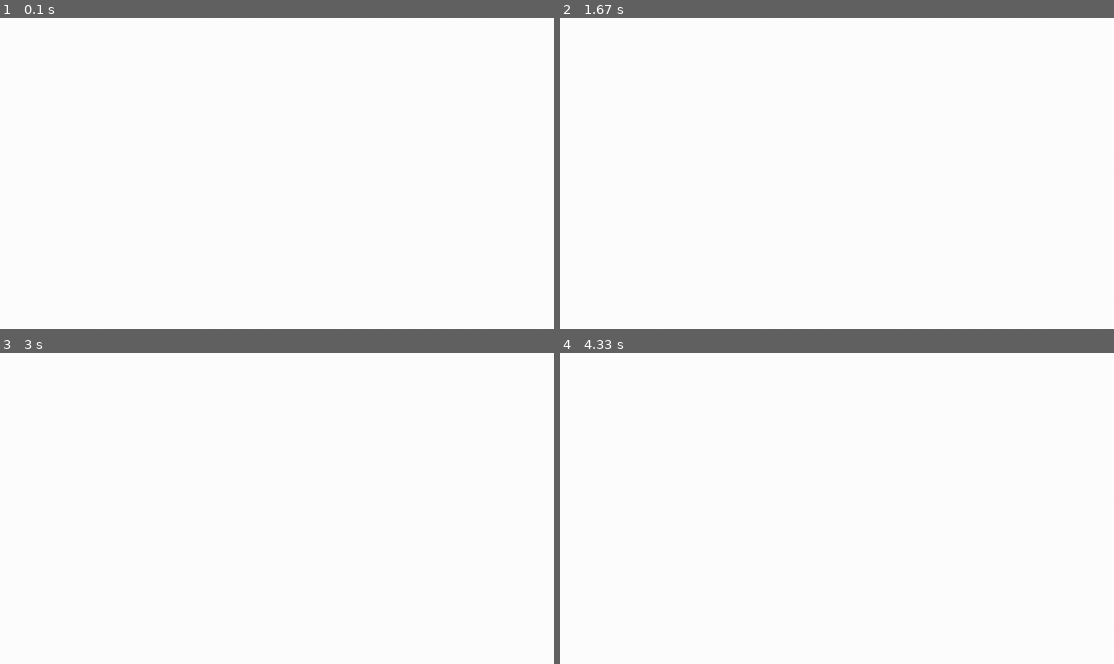
Above: before the commit, frames 1-4 (two rows, left to right).
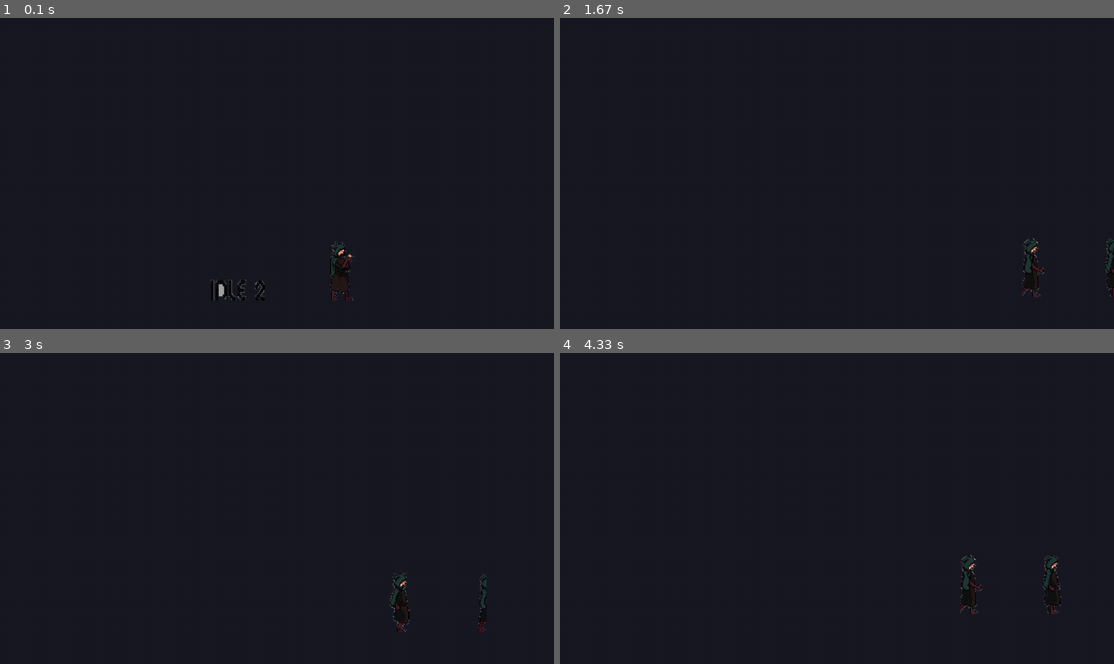
Above: after the commit, the same moments.

Repository: LucasEntringer/projeto_pygame
Game: pygame game, started from jogo.py
Two runs of this game, one before a commit and one after it. Both use one fixed random seed, a clock stepped at 60 frames per second and the inputs below.
Inputs:
- Up to frame 1 (0.1 s): no input
- Up to frame 2 (1.67 s): hold Space 0.33-0.8 s; hold Right 0.33-0.8 s; hold Right 0.83-1.3 s; tap Space at 0.9, 1.2, 1.4 s; hold Right from 1.33 s (still down)
- Up to frame 3 (3 s): tap Space at 1.7, 1.9, 2.2, 2.47, 2.77, 2.9 s; release Right at 1.8 s; hold Left 1.83-2.37 s; hold Left 2.4-2.8 s; hold Right from 2.83 s (still down)
- Up to frame 4 (4.33 s): tap Space at 3.2, 3.57, 3.87, 4.07 s; release Right at 3.47 s; hold Left 3.5-3.97 s; hold Right from 4 s (still down)

The runs differ from the first frame. In frame 1, 100% of the frame differs, in the area x 0-100%, y 0-100%; in frame 2, 100%; in frame 3, 100%; in frame 4, 100%.

Commit message:
animação de andar

Diff:
--- a/assets.py
+++ b/assets.py
@@ -1 +1,34 @@
 import pygame
+import os
+from config import IMG_DIR
+
+DANTE_IMG = 'dante'
+
+def load_assets():
+    assets = {}
+
+    # Caminho da sprite sheet (coloque Dante_1.png em assets/imagens)
+    dante_path = os.path.join(IMG_DIR, 'Dante_1.png')
+    if not os.path.exists(dante_path):
+        raise FileNotFoundError(f"Não achei o arquivo: {dante_path}")
+
+    sheet = pygame.image.load(dante_path).convert_alpha()
+
+    # === Ajuste para a sheet Dante_1 ===
+    # São 5 colunas e 5 linhas (5x5)
+    COLS = 5
+    ROWS = 5
+    sheet_w, sheet_h = sheet.get_width(), sheet.get_height()
+    FRAME_W = sheet_w // COLS
+    FRAME_H = sheet_h // ROWS
+
+    frames = []
+    for r in range(ROWS):
+        for c in range(COLS):
+            rect = pygame.Rect(c * FRAME_W, r * FRAME_H, FRAME_W, FRAME_H)
+            frame = sheet.subsurface(rect).copy()
+            frame.set_colorkey((0, 0, 0))  # fundo transparente (ajuste se necessário)
+            frames.append(frame)
+
+    assets[DANTE_IMG] = frames
+    return assets
--- a/classes.py
+++ b/classes.py
@@ -1 +1,91 @@
-#teste oi, oi
+import pygame
+from config import LARGURA, ALTURA, GRAVIDADE
+from assets import DANTE_IMG
+
+class Dante(pygame.sprite.Sprite):
+    def __init__(self, groups, assets):
+        super().__init__(groups)
+        self.frames = assets[DANTE_IMG]
+
+        # --- Índices dos frames ---
+        # Na sheet: linha 2 (WALK) tem 8 frames → são frames 10 a 17 (0-based)
+        # 5 frames por linha → cada linha = 5 frames
+        # DIE (0–4), IDLE (5–9), WALK (10–14), RUN (15–19), ATTACK (20–24)
+        self.anim = {
+            'idle': [5, 6, 7, 8, 9],
+            'walk': [10, 11, 12, 13, 14],
+            'run': [15, 16, 17, 18, 19],
+            'attack': [20, 21, 22, 23, 24],
+        }
+
+        self.state = 'idle'
+        self.frame_index = 0
+        self.frame_timer = 0
+        self.frame_delay = 100  # ms entre frames
+
+        self.image = self.frames[self.anim[self.state][0]]
+        self.rect = self.image.get_rect(midbottom=(LARGURA // 2, ALTURA - 10))
+
+        self.speedx = 0
+        self.speedy = 0
+        self.no_chao = True
+        self.facing = 1  # 1 = direita, -1 = esquerda
+
+    def set_state(self, new_state):
+        if new_state != self.state:
+            self.state = new_state
+            self.frame_index = 0
+            self.frame_timer = 0
+
+    def update(self, dt):
+        self.rect.x += self.speedx
+        self.rect.y += self.speedy
+
+        if not self.no_chao:
+            self.speedy += GRAVIDADE
+
+        # Escolhe animação
+        if self.speedx != 0:
+            anim_key = 'walk'
+        else:
+            anim_key = 'idle'
+
+        if anim_key != self.state:
+            self.set_state(anim_key)
+
+        # Atualiza frame
+        self.frame_timer += dt
+        if self.frame_timer >= self.frame_delay:
+            self.frame_timer = 0
+            self.frame_index = (self.frame_index + 1) % len(self.anim[self.state])
+
+        frame_number = self.anim[self.state][self.frame_index]
+        self.image = self.frames[frame_number]
+        if self.facing == -1:
+            self.image = pygame.transform.flip(self.image, True, False)
+
+        # Mantém o personagem no chão
+        if self.rect.bottom >= ALTURA - 10:
+            self.rect.bottom = ALTURA - 10
+            self.speedy = 0
+            self.no_chao = True
+
+        if self.rect.top <= 0:
+            self.rect.top = 0
+            self.speedy = 0
+
+    def pular(self):
+        if self.no_chao:
+            self.speedy = -15
+            self.no_chao = False
+
+    def mover_esquerda(self):
+        self.speedx = -8
+        self.facing = -1
+
+    def mover_direita(self):
+        self.speedx = 8
+        self.facing = 1
+
+    def parar(self):
+        self.speedx = 0
--- a/config.py
+++ b/config.py
@@ -0,0 +1,11 @@
+from os import path
+
+# RESOLUÇÃO
+LARGURA = 1280
+ALTURA = 720
+
+# Caminho base (ajuste se sua estrutura mudar)
+IMG_DIR = path.join(path.dirname(__file__), 'assets', 'imagens')
+
+FPS = 60
+GRAVIDADE = 1
--- a/jogo.py
+++ b/jogo.py
@@ -1,27 +1,42 @@
 import pygame
+from config import LARGURA, ALTURA, FPS
+from assets import load_assets
+from classes import Dante
 
 pygame.init()
+window = pygame.display.set_mode((LARGURA, ALTURA))
+pygame.display.set_caption('Divina Codemédia')
+clock = pygame.time.Clock()
 
-WIDTH = 1280
-HEIGHT = 720
+# Carregar assets e criar sprites
+assets = load_assets()
+all_sprites = pygame.sprite.Group()
+dante = Dante(all_sprites, assets)
 
-window = pygame.display.set_mode((WIDTH, HEIGHT))
-pygame.display.set_caption('Divina Codemédia')
+running = True
+while running:
+    dt = clock.tick(FPS)
+    for event in pygame.event.get():
+        if event.type == pygame.QUIT:
+            running = False
 
-game = True
-
-while game:
-    for event in pygame.event.get():
-        #Verifica se apertou o x para sair
-        if event.type == pygame.QUIT:
-            game = False
-        # Verifica se alguma tecla foi clicada
         if event.type == pygame.KEYDOWN:
             if event.key == pygame.K_ESCAPE:
-                #Definindo o esc como opção de finalizar o jogo
-                game = False
-    window.fill((255,255,255))
+                running = False
+            if event.key == pygame.K_RIGHT:
+                dante.mover_direita()
+            if event.key == pygame.K_LEFT:
+                dante.mover_esquerda()
+            if event.key == pygame.K_SPACE:
+                dante.pular()
 
-    pygame.display.update()
+        if event.type == pygame.KEYUP:
+            if event.key in [pygame.K_LEFT, pygame.K_RIGHT]:
+                dante.parar()
+
+    all_sprites.update(dt)
+    window.fill((25, 25, 35))
+    all_sprites.draw(window)
+    pygame.display.flip()
 
 pygame.quit()
Renamed: imagens/Dante_1.png -> assets/imagens/Dante_1.png
Renamed: imagens/Dante_2.png -> assets/imagens/Dante_2.png
Renamed: imagens/Ganancia.png -> assets/imagens/Ganancia.png
Renamed: imagens/Gula.png -> assets/imagens/Gula.png
Renamed: imagens/ira.png -> assets/imagens/ira.png
Not shown, changed: .gitignore
